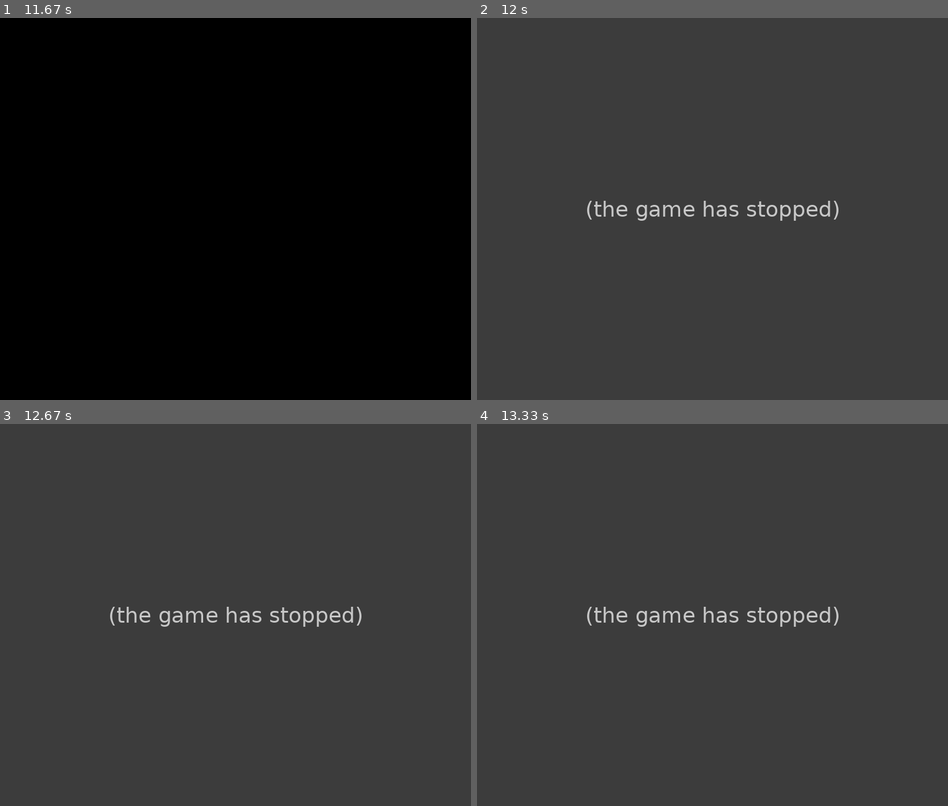
Above: before the commit, frames 1-4 (two rows, left to right).
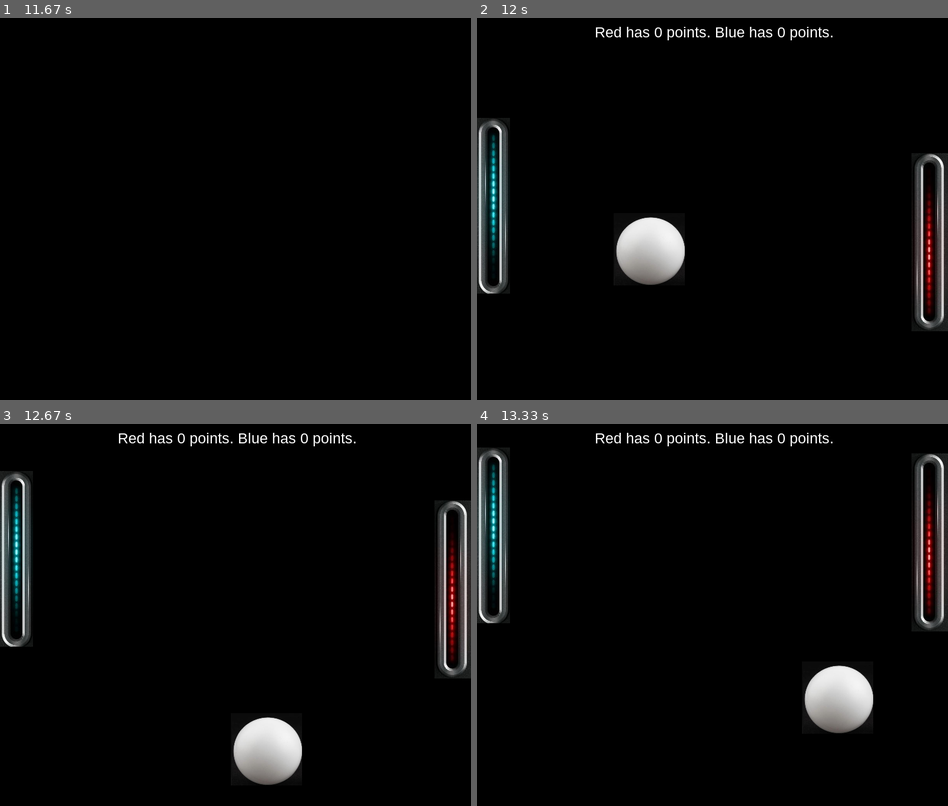
Above: after the commit, the same moments.

Repository: Kayala47/josh-tutoring
Game: pygame game, started from pong.py
The game is run twice, just before and just after one commit, with the same random seed, the same clock (stepped at 60 frames per second) and the same inputs.
Inputs:
- Up to frame 1 (11.67 s): tap S at 0.33 s; tap W at 0.67 s; hold Down 1.5-1.97 s; hold Up 2-2.3 s; hold Down 2.33-2.63 s; hold Up 2.67-3.03 s; hold Down 3.07-3.43 s; hold S 3.07-3.43 s; hold Up 3.47-3.77 s; hold W 3.47-3.77 s; hold Down 3.8-4.1 s; hold S 3.8-4.1 s; hold Up 4.13-4.5 s; hold W 4.13-4.5 s; hold Down 4.53-4.9 s; hold S 4.53-4.9 s; hold Up 4.93-5.23 s; hold W 4.93-5.23 s; hold Down 5.27-5.57 s; hold S 5.27-5.57 s; hold Up 5.6-5.97 s; hold W 5.6-5.97 s; hold Down 6-6.37 s; hold S 6-6.37 s; hold Up 6.4-6.7 s; hold W 6.4-6.7 s; hold Down 6.73-7.03 s; hold S 6.73-7.03 s; hold Up 7.07-7.43 s; hold W 7.07-7.43 s; hold Down 7.47-7.83 s; hold S 7.47-7.83 s; hold Up 7.87-8.17 s; hold W 7.87-8.17 s; hold Down 8.2-8.5 s; hold S 8.2-8.5 s; hold Up 8.53-8.9 s; hold W 8.53-8.9 s; hold Down 8.93-9.3 s; hold S 8.93-9.3 s; hold Up 9.33-9.63 s; hold W 9.33-9.63 s; hold Down 9.67-9.97 s; hold S 9.67-9.97 s; hold Up 10-10.37 s; hold W 10-10.37 s; hold Down 10.4-10.77 s; hold S 10.4-10.77 s; hold Up 10.8-11.1 s; hold W 10.8-11.1 s; hold Down 11.13-11.43 s; hold S 11.13-11.43 s; hold Up from 11.47 s (still down); hold W from 11.47 s (still down)
- Up to frame 2 (12 s): release Up at 11.83 s; release W at 11.83 s; tap Space at 11.87 s
- Up to frame 3 (12.67 s): hold Up 12.2-12.5 s; hold W 12.2-12.5 s; hold Down from 12.53 s (still down); hold S from 12.53 s (still down)
- Up to frame 4 (13.33 s): release Down at 12.83 s; release S at 12.83 s; hold Up 12.87-13.23 s; hold W 12.87-13.23 s; hold Down from 13.27 s (still down); hold S from 13.27 s (still down)

Frame 1 is identical in both runs. In frame 2, 98% of the frame differs, in the area x 0-100%, y 0-100%; in frame 3, 98%; in frame 4, 98%.
Error before the commit: NameError: name 'QUIT' is not defined (pong.py line 44); the game stopped at 11.83 s (later frames are placeholders)

Commit message:
finished

Diff:
--- a/pong.py
+++ b/pong.py
@@ -41,11 +41,18 @@
 def wait():
         while True:
             for event in pygame.event.get():
-                if event.type == QUIT or (event.type == KEYDOWN and event.key == K_x):
-                    pygame.quit()
-                    sys.exit()
-                if event.type == KEYDOWN and event.key == K_SPACE:
-                    return True
+                if event.type == pygame.QUIT or (event.type == pygame.KEYDOWN and event.key == pygame.K_x):
+                    return (True, False)
+                if event.type == pygame.KEYDOWN and event.key == pygame.K_SPACE:
+                    return (True, True)
+
+
+def removeObject(obj, spritesList):
+    spritesList.remove(obj)
+
+    obj.kill()
+
+# def addObject(obj, spritesList):
 
 
 
@@ -138,11 +145,6 @@
         pygame.display.flip()
 
 
-
-
-
-
-
 size = (SCREENWIDTH, SCREENHEIGHT)
 screen = pygame.display.set_mode(size)
 pygame.display.set_caption("Ping Pong")
@@ -220,7 +222,6 @@
         #ball hit right paddle
         increase_speed(speed)
         speed[0] = -speed[0]
-
 
 
     if ((paddle.top > ball.bottom and ball.right <= paddle.right) or
@@ -253,11 +254,23 @@
     if (redPts > 0 or bluePts > 0):
 
         refresh(updateScore, redPts, bluePts, renderedText, True)
-        screen.blit(black_image, (0, 0))
-
-
-        if (wait()):
-            main()
+
+        playerResponded = False
+        playAgain = False
+
+        while(not playerResponded):
+            screen.blit(black_image, (0, 0))
+            (playerResponded, playAgain) = wait()
+
+            if (playerResponded and playAgain):
+                print('play again')
+                redPts = 0
+                bluePts = 0
+            elif (playerResponded and not playAgain):
+                pygame.quit()
+
+        # if (wait()):
+        #     main()
 
 
         pygame.display.update()
